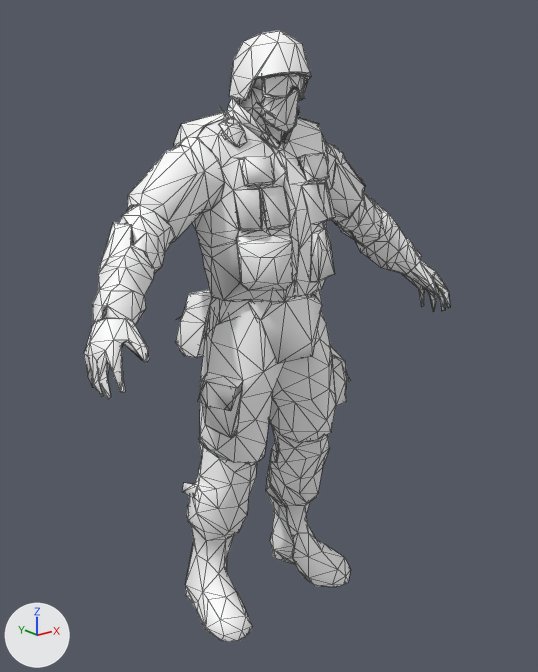
The glTF model Backrooms FPS Standalone/assets/NPCs/operator.glb, before and after one commit.
The view is the same before and after, from a camera (50 mm lens) standing at (-1.073, -1.378, 1.253) and looking at (0.018, -0.014, 0.708). The lights are fixed; the arrows at lower left show +X, +Y and +Z. The picture after the commit comes second. Mesh edges are drawn as thin lines. Where no turn or scale is listed for an object, it has been applied to the vertices. Vertices at exactly the same position are counted once.
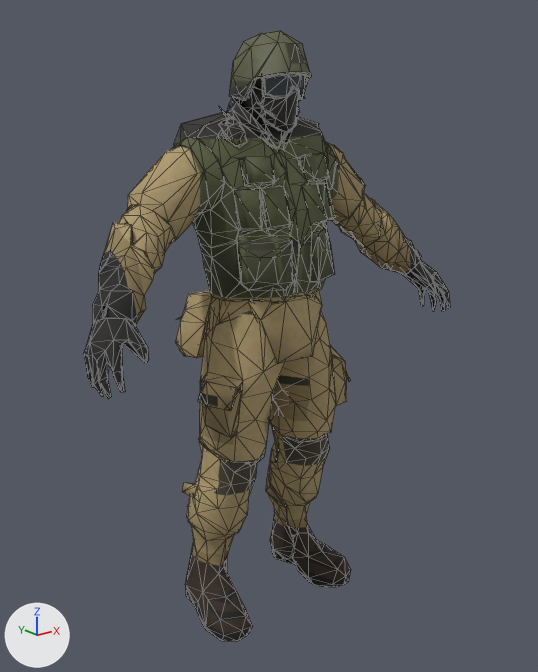
Boxes [x1, y1, x2, y2] around the edits, measured in the pictures (538 x 672 px):
'Object_14.001', surface changed, recoloured (darker)
    both: [84, 30, 450, 642]

The change, as a diff of the scene's bpy script:
```diff
--- a/Backrooms FPS Standalone/assets/NPCs/operator.glb.py
+++ b/Backrooms FPS Standalone/assets/NPCs/operator.glb.py
@@ img_gcpd_swat_legs_d_001 @@
+img_gcpd_swat_legs_d_001 = load_image('GCPD_Swat_Legs_D_001', '_unpacked/GCPD_Swat_Legs_D_001', 1024, 1024, 'sRGB')
@@ img_gcpd_swat_helmet_d_001 @@
+img_gcpd_swat_helmet_d_001 = load_image('GCPD_Swat_Helmet_D_001', '_unpacked/GCPD_Swat_Helmet_D_001', 512, 512, 'sRGB')
@@ img_gcpd_branden_torso_d_001 @@
+img_gcpd_branden_torso_d_001 = load_image('GCPD_Branden_Torso_D_001', '_unpacked/GCPD_Branden_Torso_D_001', 1024, 1024, 'sRGB')
@@ mat_gcpd_branden_torso_d_001 @@
 mat_gcpd_branden_torso_d_001 = principled_material('GCPD_Branden_Torso_D.001')
-mat_gcpd_branden_torso_d_001.base_color = (1.0, 1.0, 1.0)  # white #ffffff
+mat_gcpd_branden_torso_d_001.texture = img_gcpd_branden_torso_d_001
+mat_gcpd_branden_torso_d_001.roughness = 0.85
@@ mat_gcpd_swat_helmet_d_001 @@
 mat_gcpd_swat_helmet_d_001 = principled_material('GCPD_Swat_Helmet_D.001')
-mat_gcpd_swat_helmet_d_001.base_color = (1.0, 1.0, 1.0)  # white #ffffff
+mat_gcpd_swat_helmet_d_001.texture = img_gcpd_swat_helmet_d_001
+mat_gcpd_swat_helmet_d_001.roughness = 0.6
@@ mat_gcpd_swat_helmet_glass_d_001 @@
 mat_gcpd_swat_helmet_glass_d_001 = principled_material('GCPD_Swat_Helmet_Glass_D.001')
-mat_gcpd_swat_helmet_glass_d_001.base_color = (1.0, 1.0, 1.0)  # white #ffffff
+mat_gcpd_swat_helmet_glass_d_001.base_color = (0.04, 0.05, 0.06)  # dark grey #383f45
@@ mat_gcpd_swat_legs_d_001 @@
 mat_gcpd_swat_legs_d_001 = principled_material('GCPD_Swat_Legs_D.001')
-mat_gcpd_swat_legs_d_001.base_color = (1.0, 1.0, 1.0)  # white #ffffff
+mat_gcpd_swat_legs_d_001.texture = img_gcpd_swat_legs_d_001
+mat_gcpd_swat_legs_d_001.roughness = 0.88
@@ me_object_4_002 @@
 me_object_4_002.from_pydata(...)  # 1942 vertices, 2449 faces; spans x -0.504..0.506, y -0.201..0.19, z -0.008..1.398
 # used by ob_object_14_001; location = (0.0, 0.0, 0.0)
+# me_object_4_002 part 1: texture (UV) coordinates changed
 me_object_4_002.materials.append(mat_gcpd_branden_torso_d_001)
```
